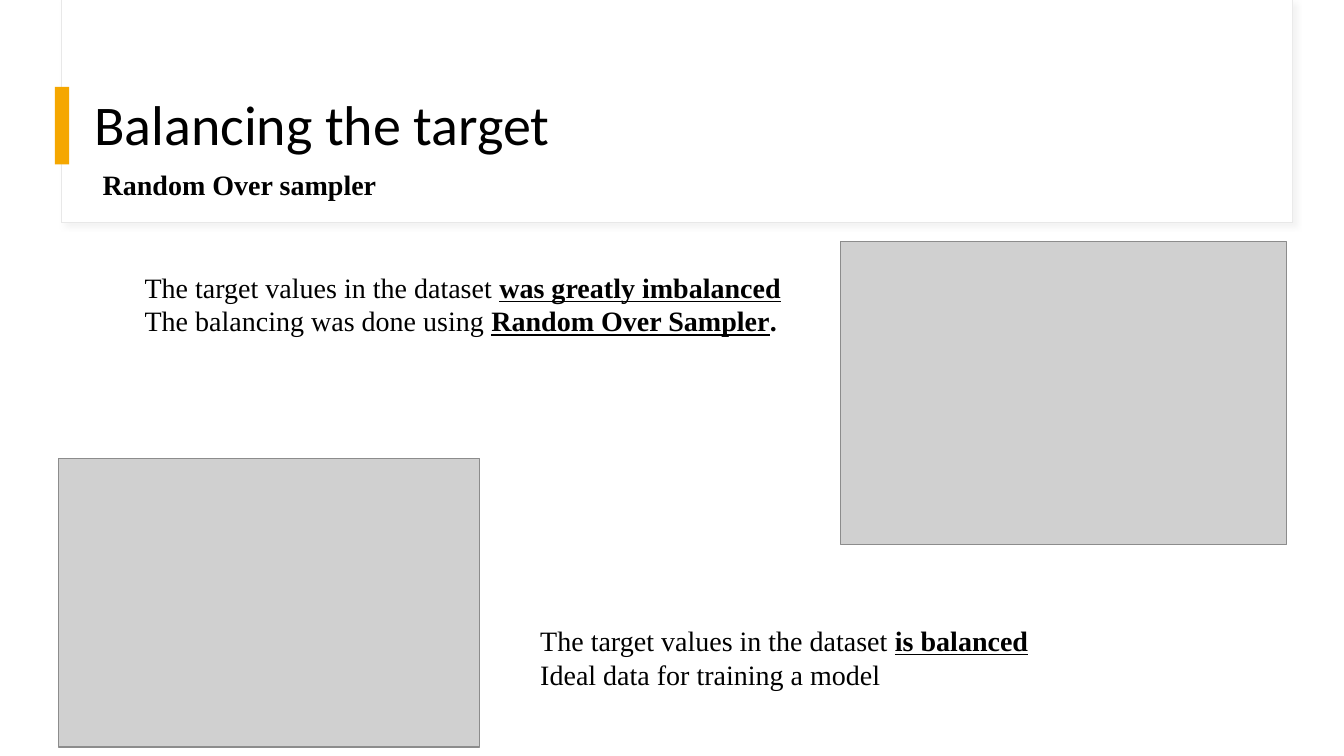
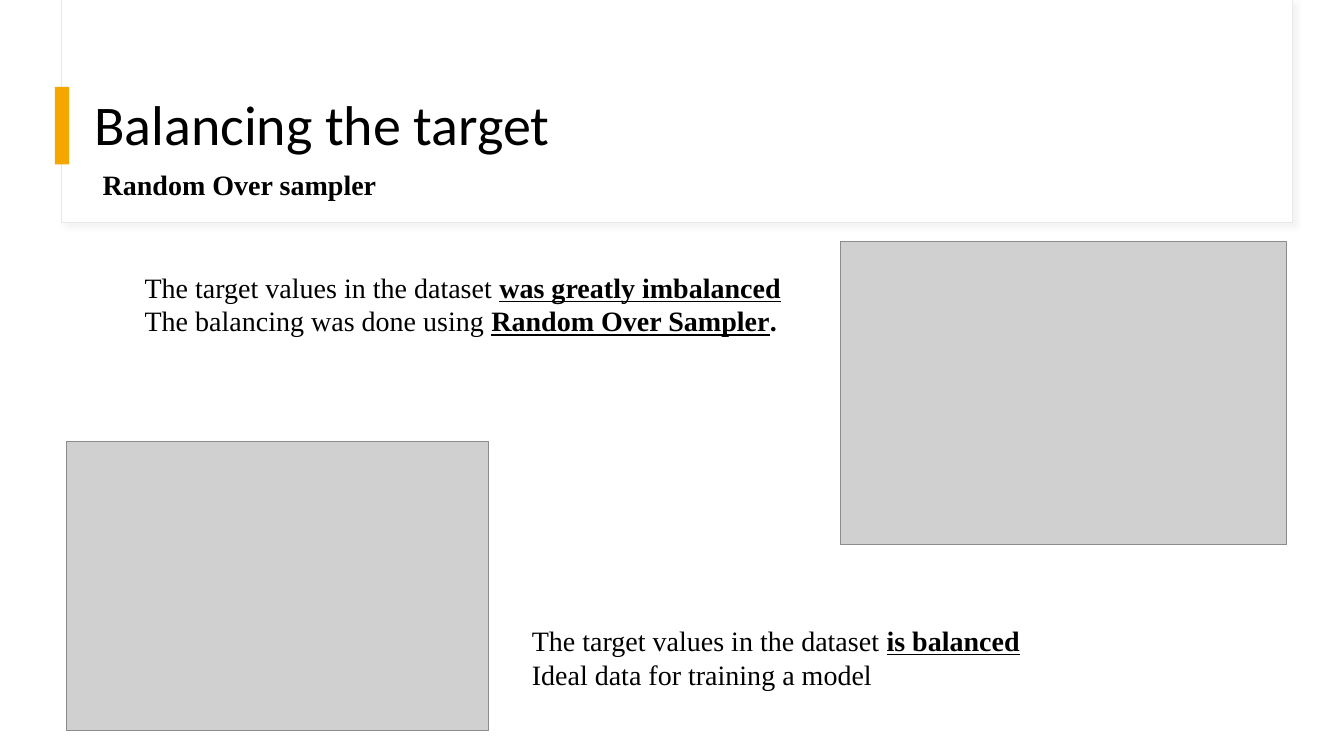
Before and after one commit to gustavo-cupertino/project-4-group-6, a slide deck: slide 11 of Project Presentation.pptx. Drawn at 1344x756 pixels with LibreOffice and Linux fonts; fonts in the diff are those of the drawing; grey boxes stand for pictures. Boxes give left, top, right and bottom in pixels: in the first picture for what was removed or moved away, otherwise in the second. Text is boxed around its words. In the diff, an @@ line names an element or a change of style, - is before the commit and + after.

```diff
--- a/Project Presentation.pptx
+++ b/Project Presentation.pptx
@@ picture: place and size @@
-picture at (58,459,480,748)
+picture at (67,442,488,731)
@@ text "The target values in the ...": place and size @@
-text "The target values in the ..." at (540,631,1028,690)
+text "The target values in the ..." at (532,631,1019,690)
```
Also in this commit, not shown: 12 other slides changed, 2 slides added, 2 slides removed.
